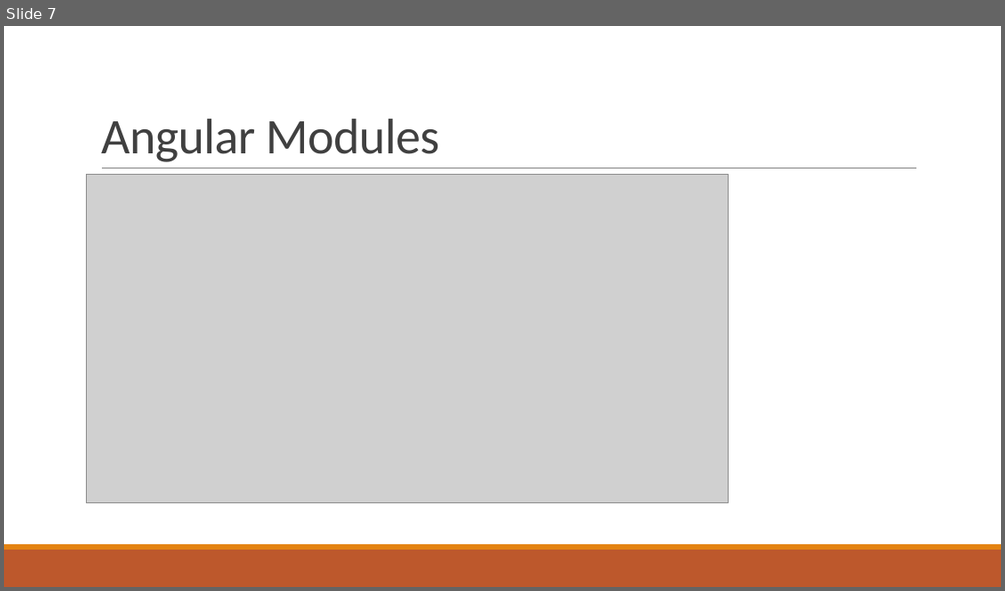
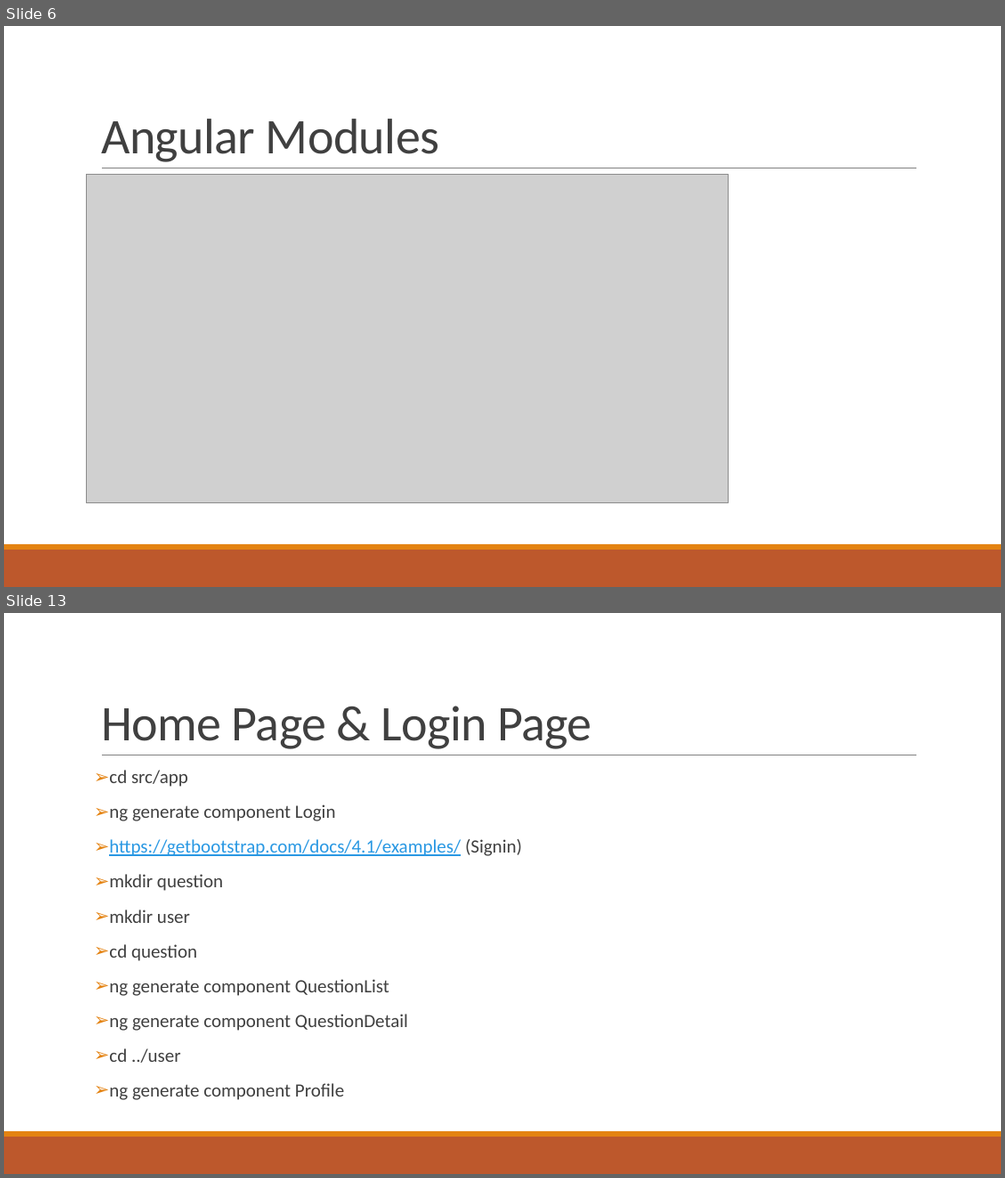
Before and after one commit to ozgurkaplan/KocAkademiAngularStarter, a slide deck: KocAkademi Angular.pptx. Shown one above the other, each under a label of ours: slide 7 before the commit, slides 6 and 13 after it; the slides between them are not shown. The pictures are 1005x591 and 1005x1178 pixels, drawn with LibreOffice and Linux fonts; fonts in the diff are those of the drawing; grey boxes stand for pictures. Boxes give left, top, right and bottom in pixels: in the first picture for what was removed or moved away, otherwise in the second. Text is boxed around its words. In the diff, an @@ line names an element or a change of style, - is before the commit and + after.

```diff
--- a/KocAkademi Angular.pptx
+++ b/KocAkademi Angular.pptx
@@ slide 13 added at (x1=4, y1=613, x2=1001, y2=1174), background #FFFFFF; not listed: 3 template elements that a slide beside it also shows @@
@@ title added at (x1=101, y1=706, x2=591, y2=749), 48 pt, text #404040 @@
+Home Page & Login Page
@@ text added at (x1=109, y1=770, x2=522, y2=1100), 18 pt, text #404040 @@
+➢ cd src/app
+➢ ng generate component Login
+➢ https://getbootstrap.com/docs/4.1/examples/ (Signin)
+➢ mkdir question
+➢ mkdir user
+➢ cd question
+➢ ng generate component QuestionList
+➢ ng generate component QuestionDetail
+➢ cd ../user
+➢ ng generate component Profile
@@ what was slide 7 is now slide 6 @@
```
Also in this commit, not shown: 12 other slides added, 2 slides removed.
